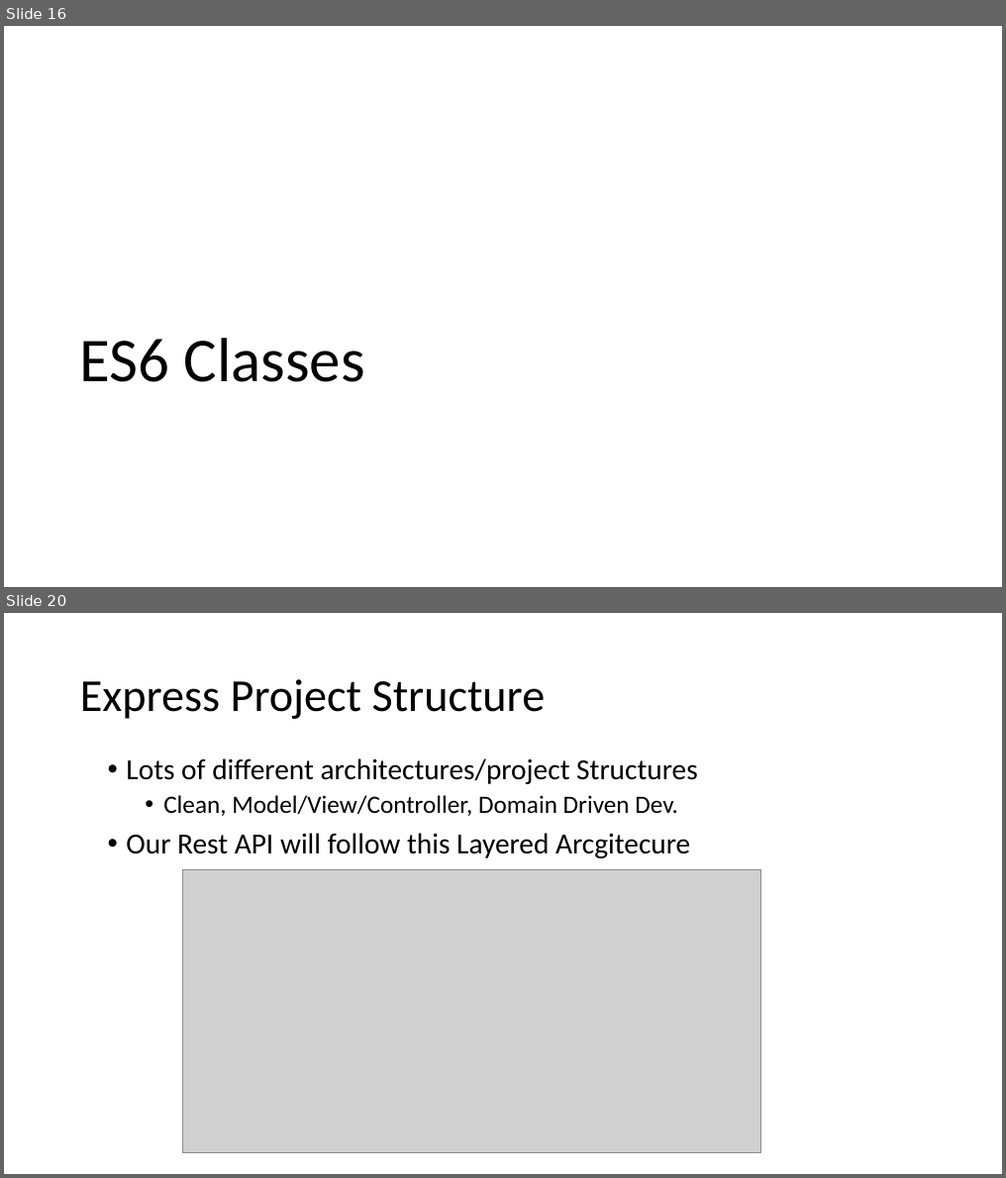
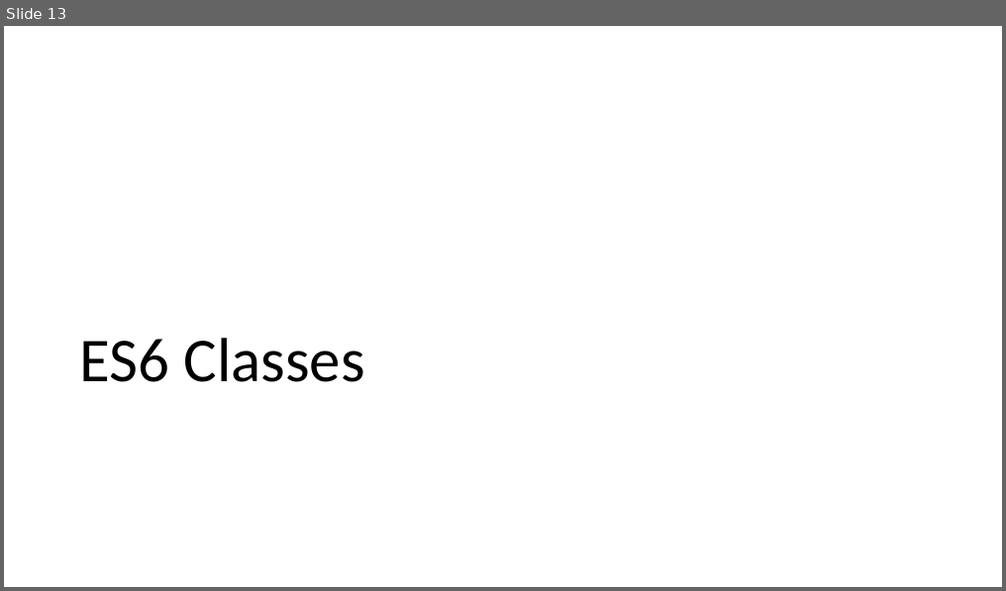
Before and after one commit to diarmuidoconnor/ewd-module-2025, a slide deck: topic09/talk-2/Promises.pptx. Shown one above the other, each under a label of ours: slides 16 and 20 before the commit, slide 13 after it; the slides between them are not shown. The pictures are 1006x1178 and 1006x591 pixels, drawn with LibreOffice and Linux fonts; fonts in the diff are those of the drawing; grey boxes stand for pictures. Boxes give left, top, right and bottom in pixels: in the first picture for what was removed or moved away, otherwise in the second. Text is boxed around its words. In the diff, an @@ line names an element or a change of style, - is before the commit and + after.

```diff
--- a/topic09/talk-2/Promises.pptx
+++ b/topic09/talk-2/Promises.pptx
@@ slide 20 removed at (4, 613, 1002, 1174), background #FFFFFF @@
@@ title removed at (80, 679, 546, 719) @@
-Express Project Structure
@@ text removed at (126, 759, 698, 859) @@
-• Lots of different architectures/project Structures
-  • Clean, Model/View/Controller, Domain Driven Dev.
-• Our Rest API will follow this Layered Arcgitecure
@@ picture removed at (183, 870, 761, 1153) @@
@@ what was slide 16 is now slide 13 @@
```
Also in this commit, not shown: 3 slides changed, 5 other slides removed, 45 other files.
